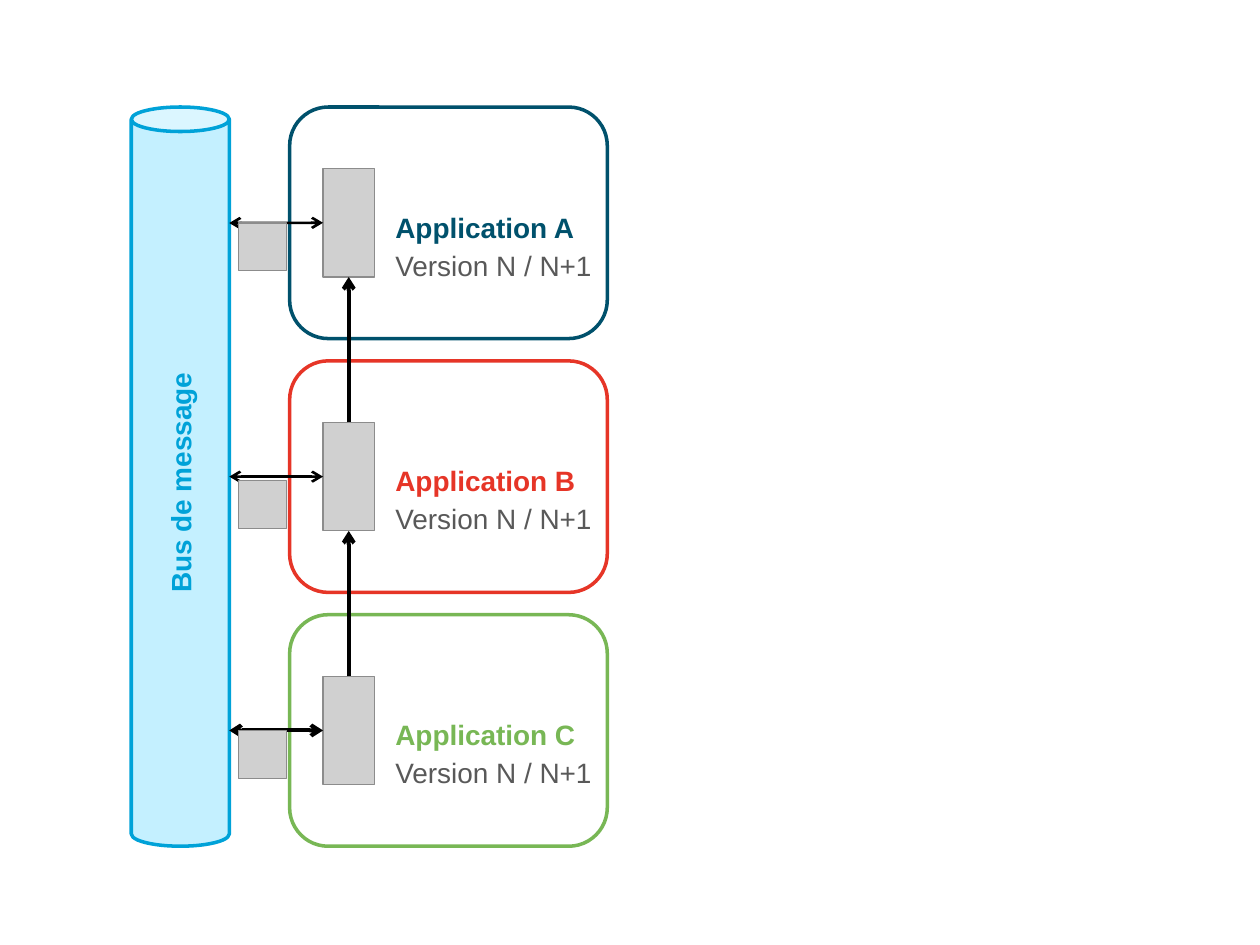
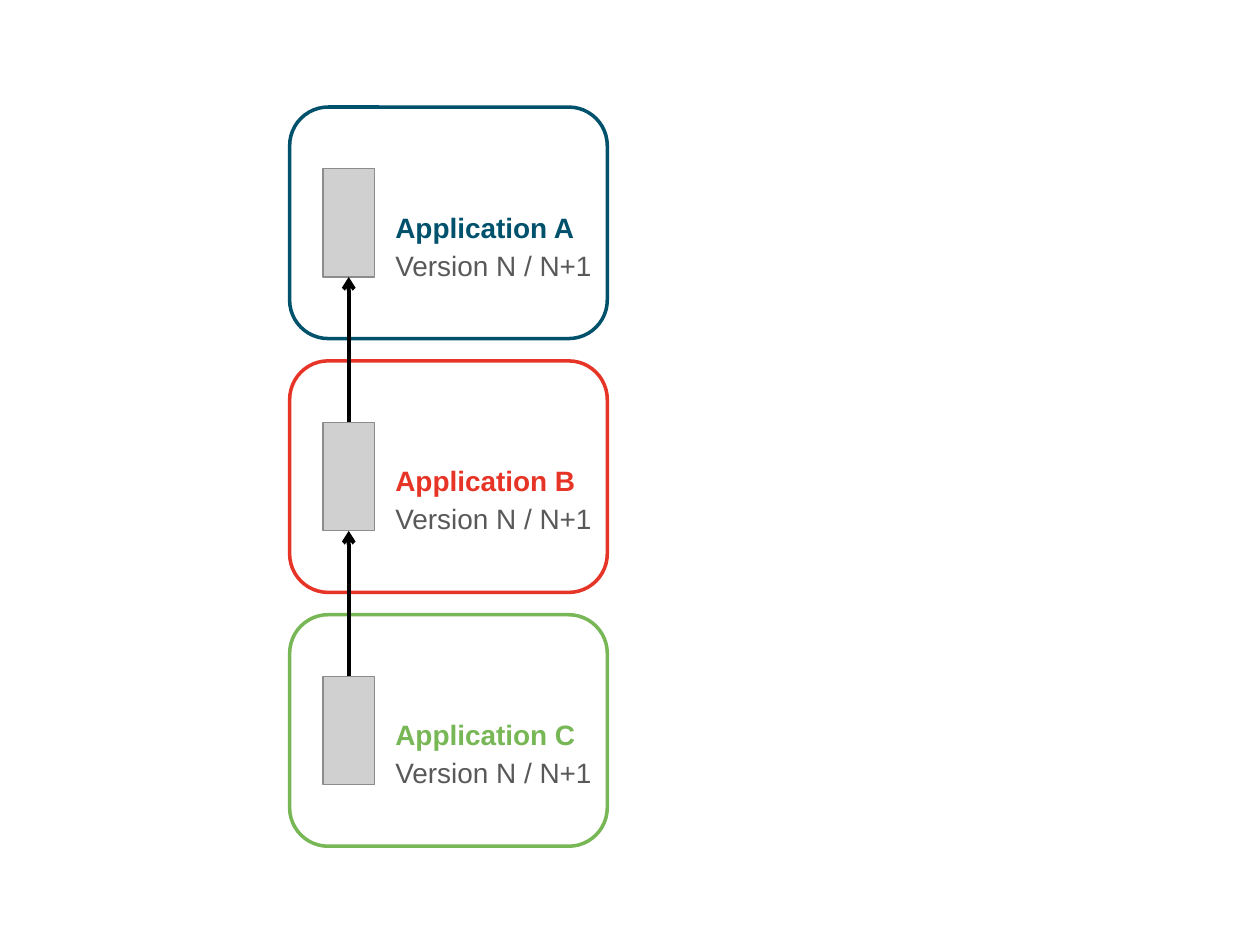
Before and after one commit to archiloque/blog, a slide deck: slide 1 of wip/recette_services/illus.pptx. Drawn at 1260x945 pixels with LibreOffice and Linux fonts; fonts in the diff are those of the drawing; grey boxes stand for pictures; background and template pictures are left out. Boxes give left, top, right and bottom in pixels: in the first picture for what was removed or moved away, otherwise in the second. Text is boxed around its words. In the diff, an @@ line names an element or a change of style, - is before the commit and + after.

```diff
--- a/wip/recette_services/illus.pptx
+++ b/wip/recette_services/illus.pptx
@@ cylinder removed at (x1=131, y1=107, x2=229, y2=847) @@
-Bus de message
@@ double arrow removed from (323, 223) to (229, 223) @@
@@ picture removed at (x1=239, y1=223, x2=287, y2=271) @@
@@ double arrow removed from (323, 476) to (229, 476) @@
@@ picture removed at (x1=239, y1=481, x2=287, y2=529) @@
@@ double arrow removed from (323, 731) to (229, 731) @@
@@ picture removed at (x1=239, y1=731, x2=287, y2=779) @@
```
Also in this commit, not shown: 1 other slide changed, 3 other files.
